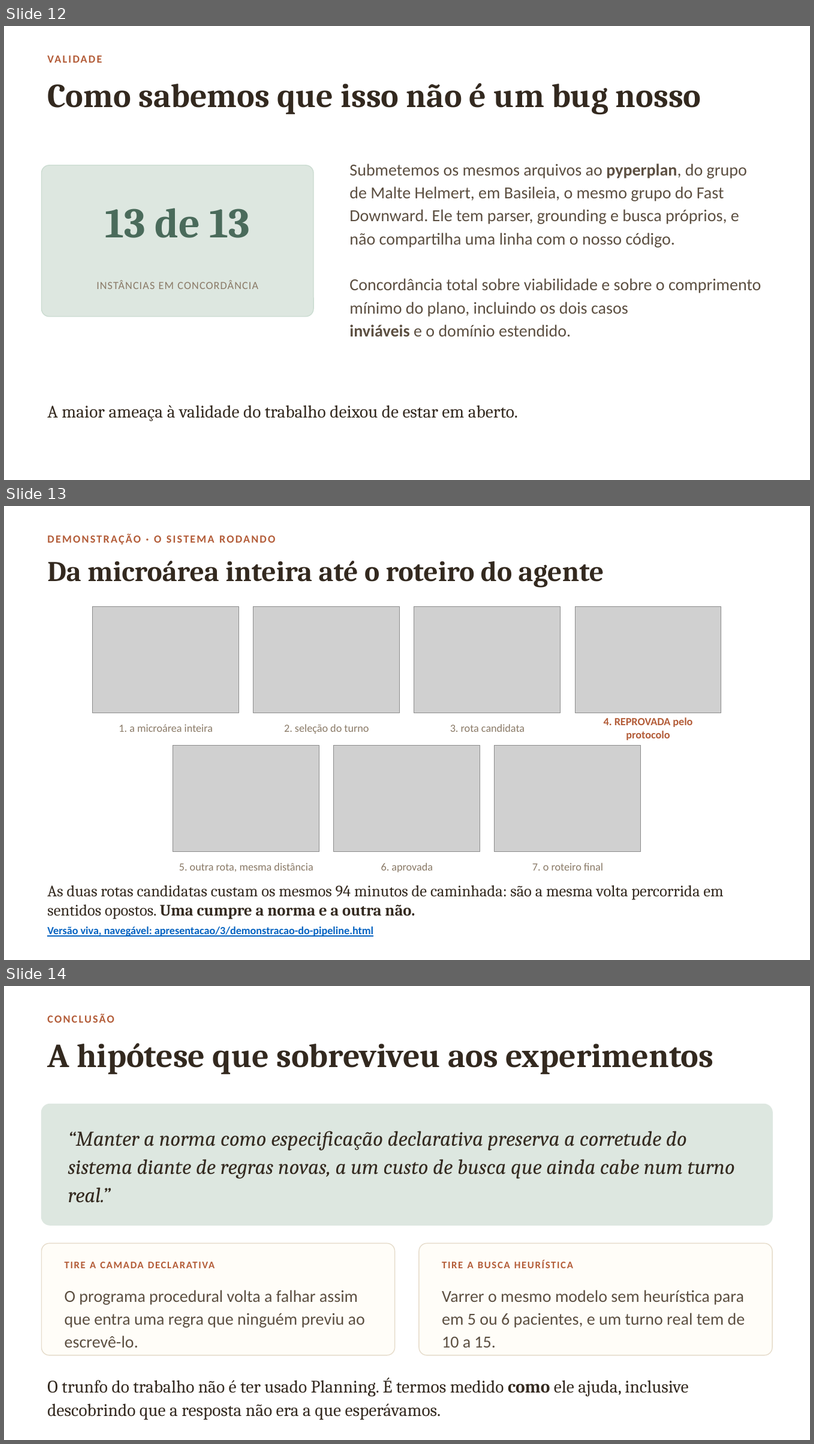
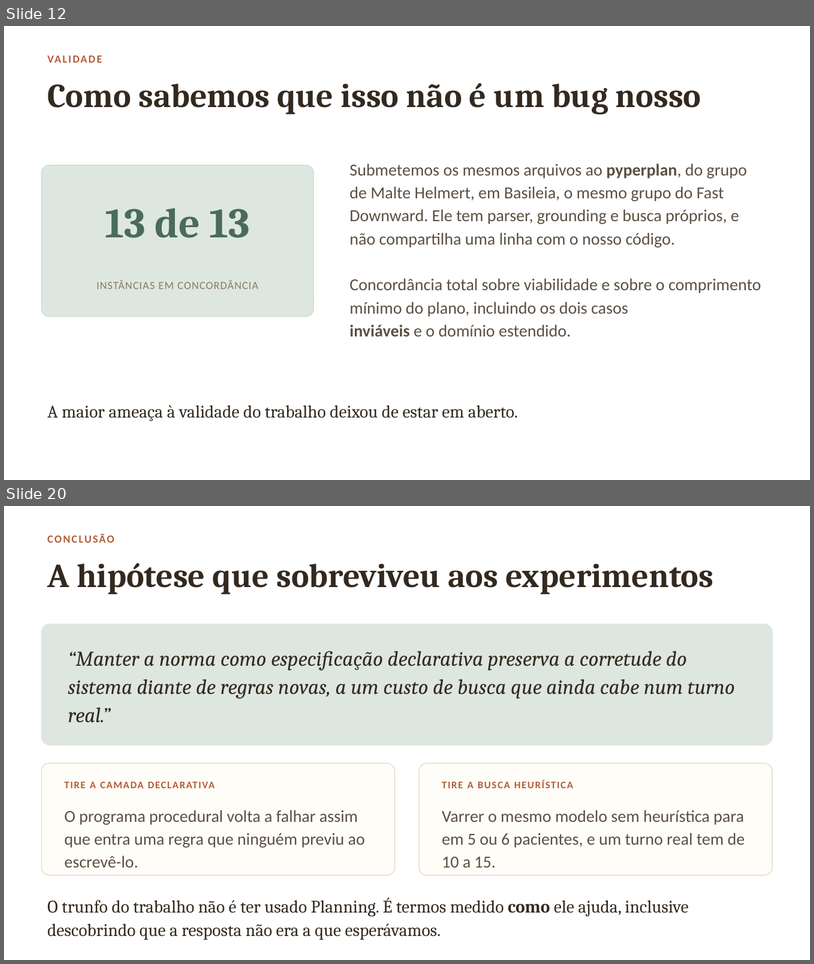
Before and after one commit to extreme500/PCI-Saude-GrupoB, a slide deck: apresentacao/3/apresentacao-final.pptx. Shown one above the other, each under a label of ours: slides 12, 13 and 14 before the commit, slides 12 and 20 after it; the slides between them are not shown. The pictures are 814x1444 and 814x964 pixels, drawn with LibreOffice and Linux fonts; fonts in the diff are those of the drawing; grey boxes stand for pictures; background and template pictures are left out. Boxes give left, top, right and bottom in pixels: in the first picture for what was removed or moved away, otherwise in the second. Text is boxed around its words. In the diff, an @@ line names an element or a change of style, - is before the commit and + after.

```diff
--- a/apresentacao/3/apresentacao-final.pptx
+++ b/apresentacao/3/apresentacao-final.pptx
@@ slide 13 removed at <box>4,506,810,960</box>, background picture (left out) @@
@@ text removed at <box>73,535,80,543</box> @@
-DEMONSTRAÇÃO · O SISTEMA RODANDO
@@ text removed at <box>47,561,605,587</box> @@
-Da microárea inteira até o roteiro do agente
@@ picture removed at <box>93,606,239,713</box> @@
@@ picture removed at <box>253,606,399,713</box> @@
@@ picture removed at <box>415,606,561,713</box> @@
@@ picture removed at <box>576,606,722,713</box> @@
@@ text removed at <box>604,717,693,740</box> @@
-4. REPROVADA pelo protocolo
@@ text removed at <box>119,724,213,732</box> @@
-1. a microárea inteira
@@ text removed at <box>284,724,369,733</box> @@
-2. seleção do turno
@@ text removed at <box>450,724,525,732</box> @@
-3. rota candidata
@@ picture removed at <box>173,745,319,852</box> @@
@@ picture removed at <box>335,745,481,852</box> @@
@@ picture removed at <box>495,745,642,852</box> @@
@@ text removed at <box>179,862,313,871</box> @@
-5. outra rota, mesma distância
@@ text removed at <box>381,862,433,872</box> @@
-6. aprovada
@@ text removed at <box>533,862,603,870</box> @@
-7. o roteiro final
@@ text removed at <box>47,885,723,919</box> @@
-As duas rotas candidatas custam os mesmos 94 minutos de caminhada: são a mesma volta percorrida em sentidos opostos. Uma cumpre a norma e a outra não.
@@ text removed at <box>47,926,374,936</box> @@
-Versão viva, navegável: apresentacao/3/demonstracao-do-pipeline.html
@@ what was slide 14 is now slide 20 @@
```
Also in this commit, not shown: 7 slides added, 9 other files.
